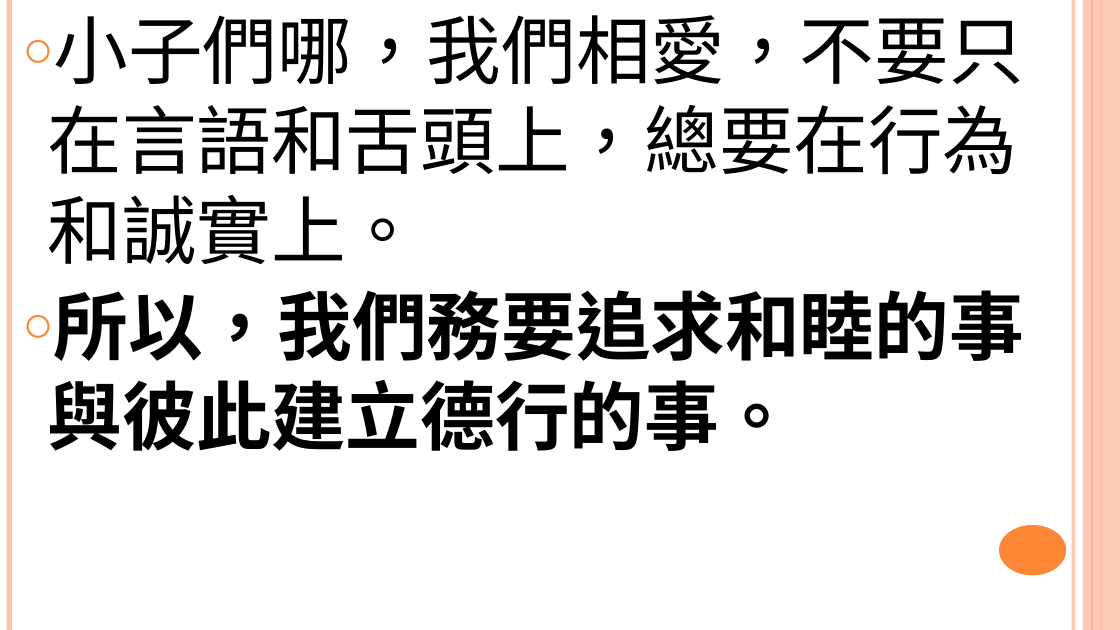
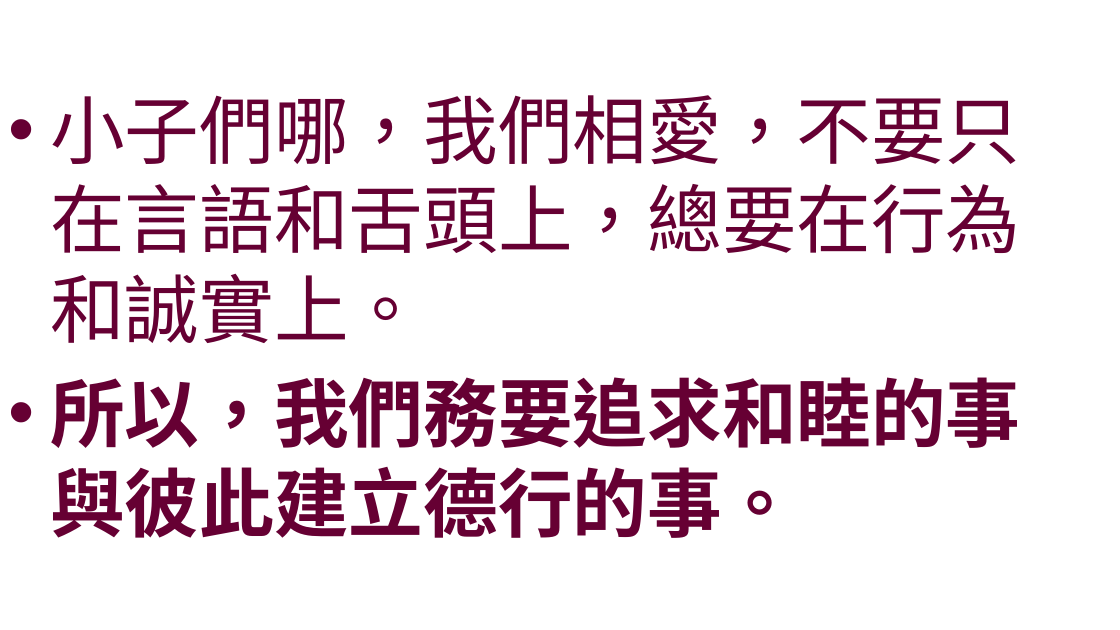
Before and after one commit to batisuoc/worship-resources, a slide deck: slide 3 of 77切實相愛.pptx. Drawn at 1120x630 pixels with LibreOffice and Linux fonts; fonts in the diff are those of the drawing; background and template pictures are left out. Boxes give left, top, right and bottom in pixels: in the first picture for what was removed or moved away, otherwise in the second. Text is boxed around its words. In the diff, an @@ line names an element or a change of style, - is before the commit and + after.

```diff
--- a/77切實相愛.pptx
+++ b/77切實相愛.pptx
@@ text "小子們哪，我們相愛，不要只在言語和舌頭上，總要在行為和誠實上。": place and size @@
-text "小子們哪，我們相愛，不要只在言語和舌頭上，總要在行為和誠實上。" at (47,15,1024,451)
+text "小子們哪，我們相愛，不要只在言語和舌頭上，總要在行為和誠實上。" at (50,95,1020,538)
@@ text "小子們哪，我們相愛，不要只在言語和舌頭上，總要在行為和誠實上。" at (50,95,1020,538): text colour #000000 to #660033; bullet ○ to •; more space between paragraphs; vertical alignment top to middle @@
@@ line removed from (9, 0) to (9, 630) @@
@@ line removed from (1074, 0) to (1074, 630) @@
@@ rectangle removed at (1083,0,1120,630) @@
@@ line removed from (1092, 0) to (1092, 630) @@
@@ line removed from (1102, 0) to (1102, 630) @@
@@ ellipse removed at (999,525,1066,576) @@
```
Also in this commit, not shown: 7 other slides changed, 1 slide removed.
